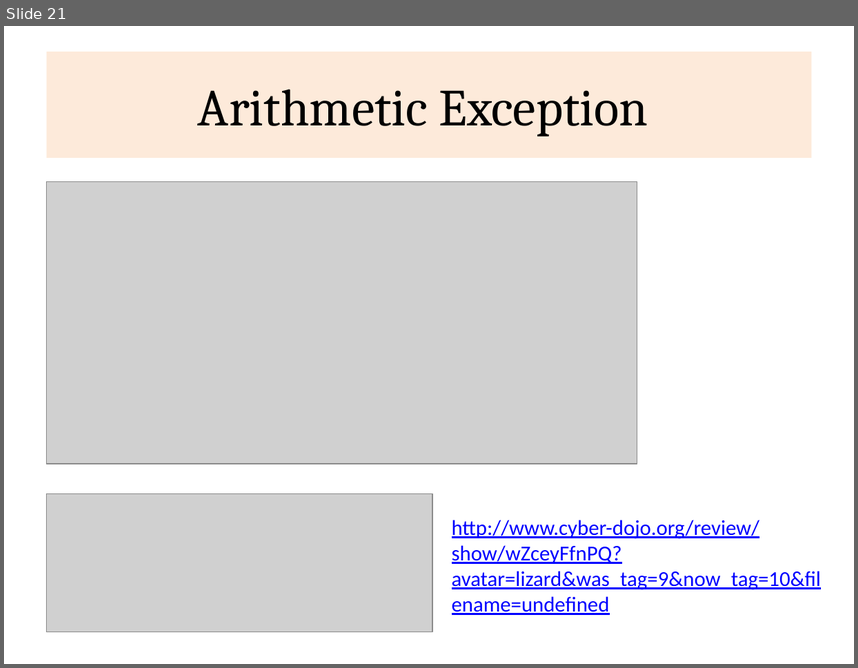
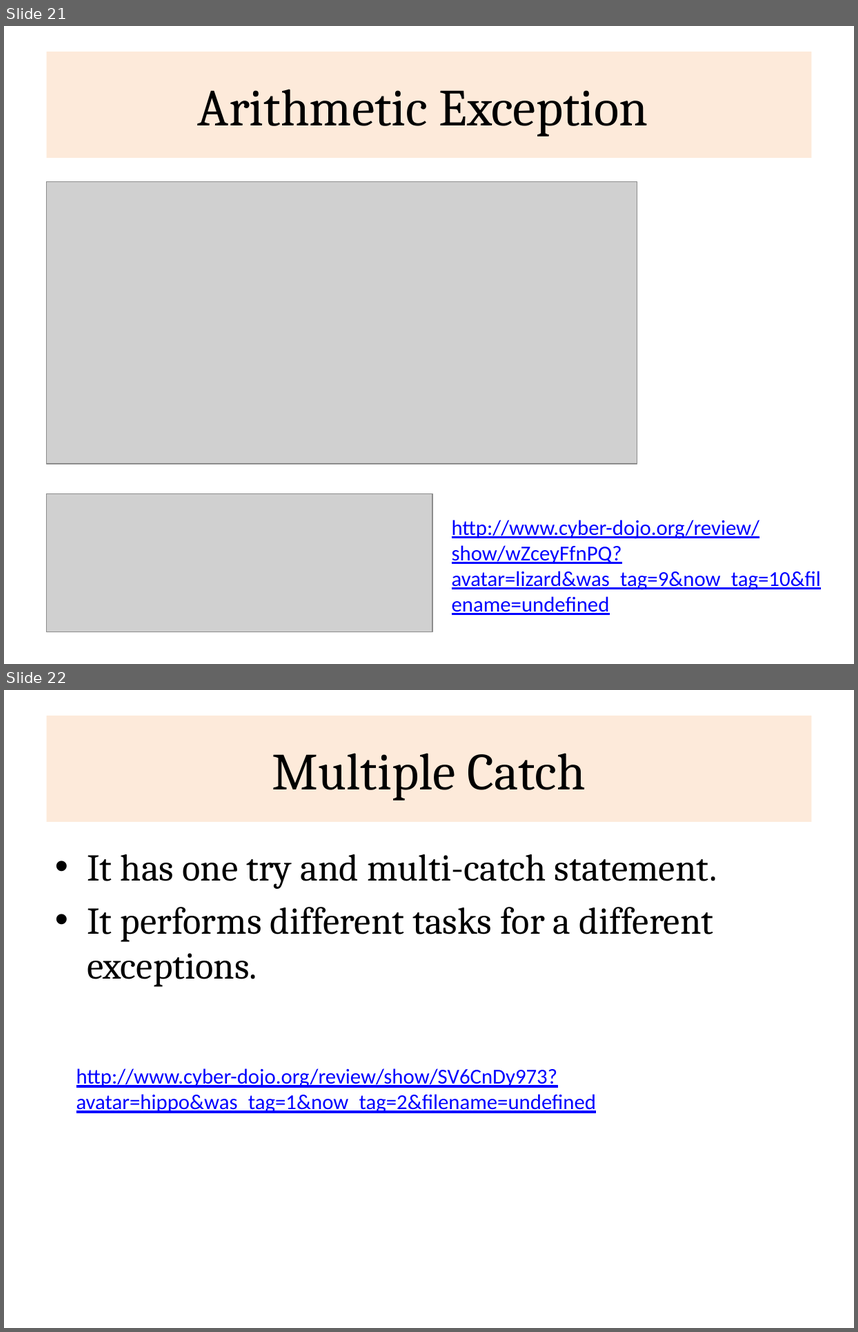
Before and after one commit to rajasekaran36/CS8392-OOPS, a slide deck: Slides/Unit 3/CS8392-U2-Exceptions.pptx. Shown one above the other, each under a label of ours: slide 21 before the commit, slides 21 and 22 after it. The pictures are 858x668 and 858x1332 pixels, drawn with LibreOffice and Linux fonts; fonts in the diff are those of the drawing; grey boxes stand for pictures. Boxes give left, top, right and bottom in pixels: in the first picture for what was removed or moved away, otherwise in the second. Text is boxed around its words. In the diff, an @@ line names an element or a change of style, - is before the commit and + after.

```diff
--- a/Slides/Unit 3/CS8392-U2-Exceptions.pptx
+++ b/Slides/Unit 3/CS8392-U2-Exceptions.pptx
@@ slide 22 added at box(4, 690, 854, 1328), background #FFFFFF @@
@@ title added at box(47, 716, 811, 822), fill #FDEADA, 44 pt, text #000000 @@
+Multiple Catch
@@ text added at box(87, 854, 717, 987), 32 pt, text #000000 @@
+• It has one try and multi-catch statement.
+• It performs different tasks for a different exceptions.
@@ text added at box(76, 1068, 597, 1113), 18 pt, text #0000FF, underline @@
+http://www.cyber-dojo.org/review/show/SV6CnDy973?avatar=hippo&was_tag=1&now_tag=2&filename=undefined
```
Also in this commit, not shown: 14 other slides added.
